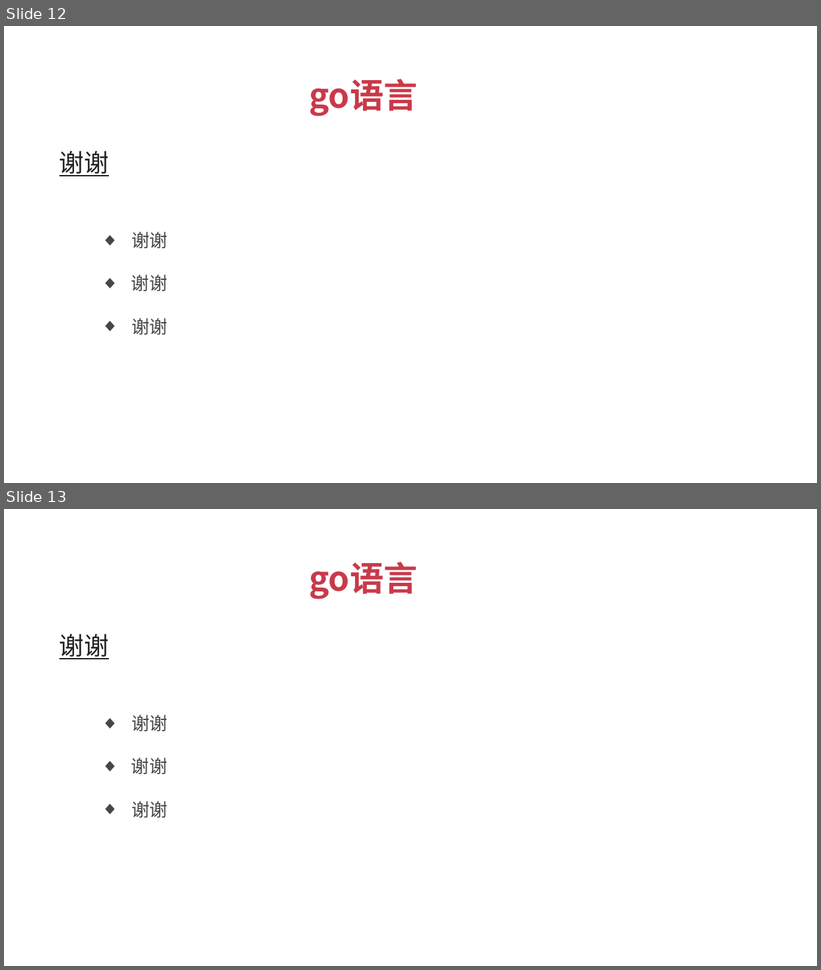
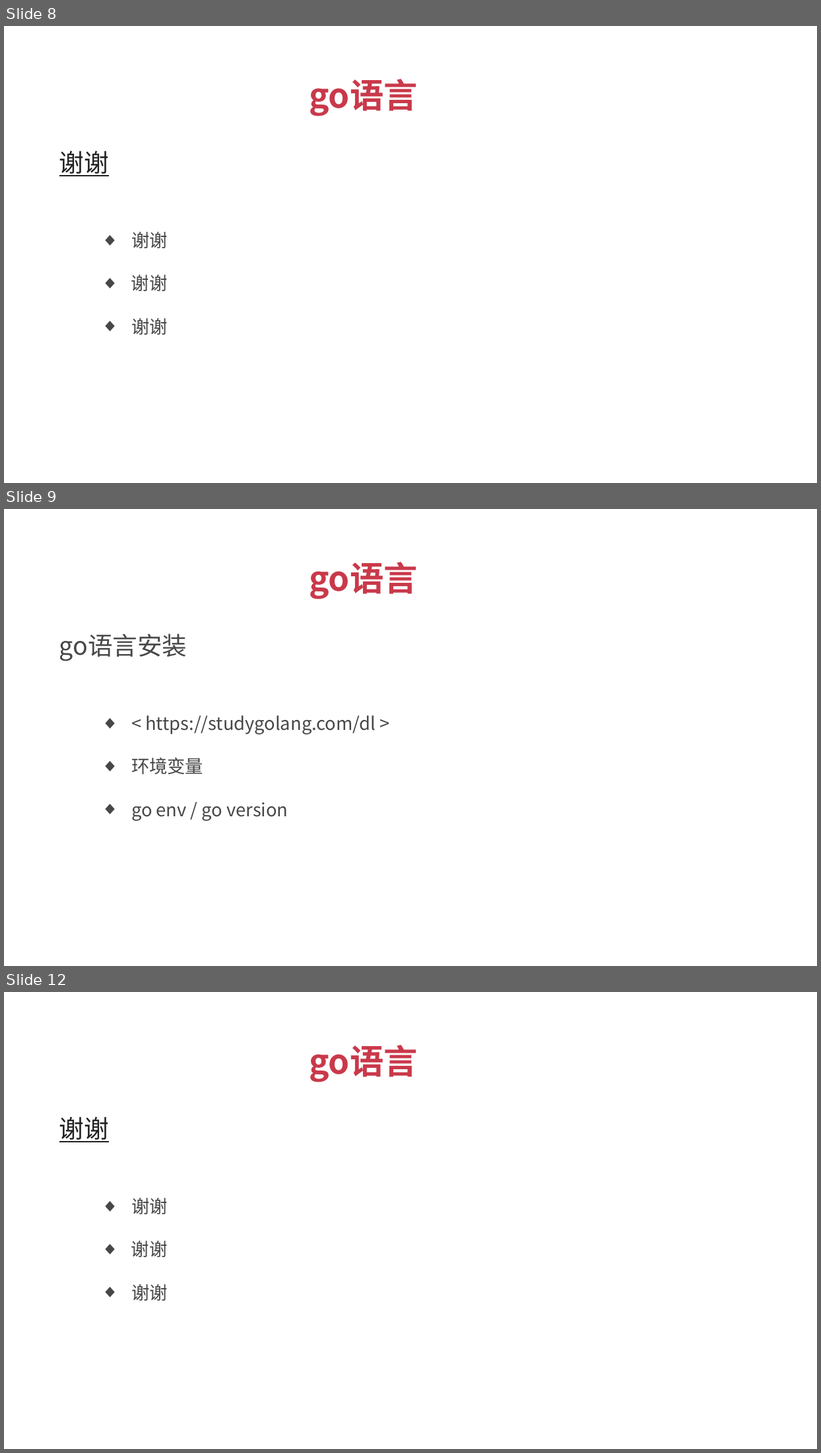
Before and after one commit to xuqiang76/golang, a slide deck: tuling/go语言_傻大猫.pptx. Shown one above the other, each under a label of ours: slides 12 and 13 before the commit, slides 8, 9 and 12 after it; the slides between them are not shown. The pictures are 821x970 and 821x1453 pixels, drawn with LibreOffice and Linux fonts; fonts in the diff are those of the drawing. Boxes give left, top, right and bottom in pixels: in the first picture for what was removed or moved away, otherwise in the second. Text is boxed around its words. In the diff, an @@ line names an element or a change of style, - is before the commit and + after.

```diff
--- a/tuling/go语言_傻大猫.pptx
+++ b/tuling/go语言_傻大猫.pptx
@@ slide 9 added at (x1=4, y1=509, x2=817, y2=966), background #FFFFFF @@
@@ text added at (x1=309, y1=562, x2=417, y2=599), 30 pt, text #C9394A, bold @@
+go语言
@@ text added at (x1=59, y1=634, x2=187, y2=661), 22 pt, text #474747, bold @@
+go语言安装
@@ text added at (x1=145, y1=716, x2=376, y2=735), 16 pt, text #474747 @@
+  ◆ < https://studygolang.com/dl >
@@ text added at (x1=131, y1=758, x2=203, y2=774), 16 pt, text #474747 @@
+  ◆ 环境变量
@@ text added at (x1=131, y1=803, x2=288, y2=821), 16 pt, text #474747 @@
+  ◆ go env / go version
@@ what was slide 12 is now slide 8 @@
@@ what was slide 13 is now slide 12 @@
```
Also in this commit, not shown: 2 slides changed, 1 slide removed, 4 other files.
